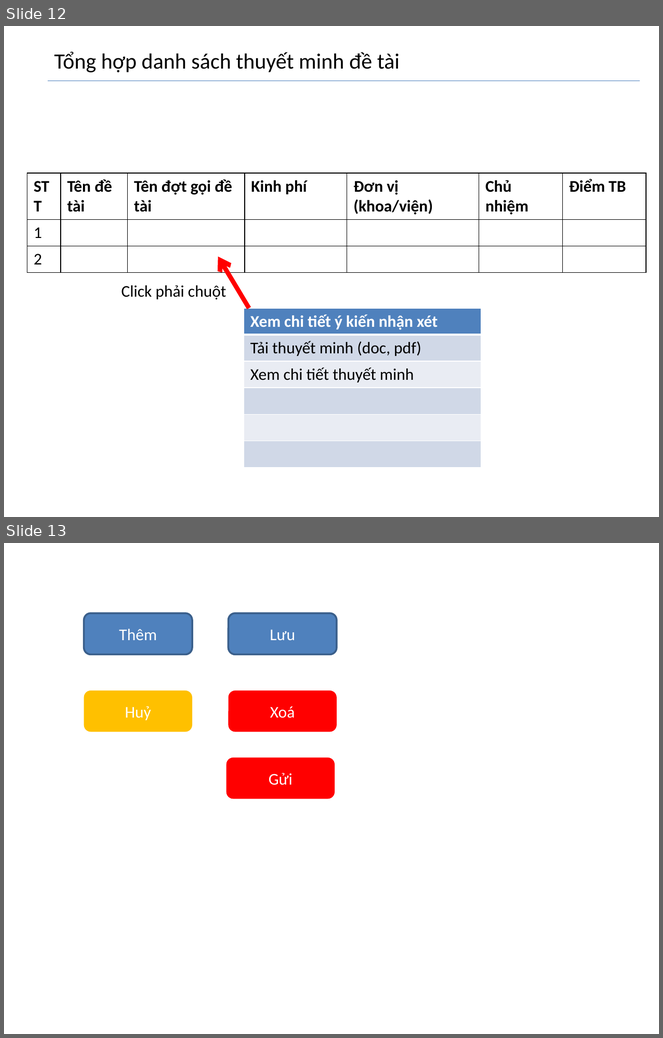
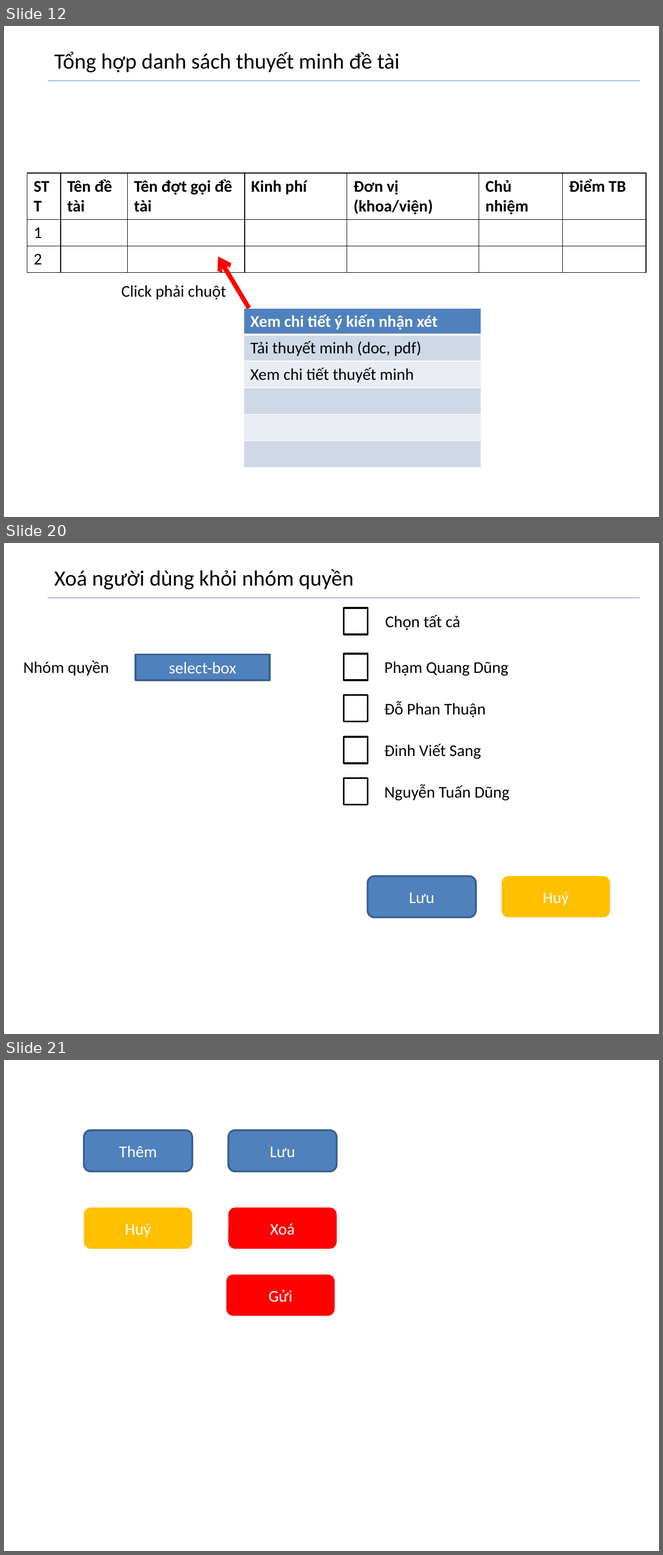
Before and after one commit to dungkhmt/bkofbiz, a slide deck: screen-ui-design/screen-ui-design.pptx. Shown one above the other, each under a label of ours: slides 12 and 13 before the commit, slides 12, 20 and 21 after it; the slides between them are not shown. The pictures are 663x1038 and 663x1555 pixels, drawn with LibreOffice and Linux fonts; fonts in the diff are those of the drawing. Boxes give left, top, right and bottom in pixels: in the first picture for what was removed or moved away, otherwise in the second. Text is boxed around its words. In the diff, an @@ line names an element or a change of style, - is before the commit and + after.

```diff
--- a/screen-ui-design/screen-ui-design.pptx
+++ b/screen-ui-design/screen-ui-design.pptx
@@ slide 20 added at [4,543,659,1034], background #FFFFFF @@
@@ text added at [54,569,354,590], 24 pt, text #000000 @@
+Xoá người dùng khỏi nhóm quyền
@@ line added from (48, 598) to (640, 598), #4B7EBC 0.75 pt @@
@@ rectangle added at [344,608,367,634], outline #000000 2 pt @@
@@ text added at [385,615,461,630], 18 pt, text #000000 @@
+Chọn tất cả
@@ text added at [23,661,109,676], 18 pt, text #000000 @@
+Nhóm quyền
@@ rectangle added at [136,654,270,680], fill #4F81BD, outline #3A5F8C 2 pt, 18 pt, text #FFFFFF @@
+select-box
@@ rectangle added at [344,654,367,680], outline #000000 2 pt @@
@@ text added at [385,662,508,676], 18 pt, text #000000 @@
+Phạm Quang Dũng
@@ rectangle added at [344,695,367,721], outline #000000 2 pt @@
@@ text added at [385,701,486,718], 18 pt, text #000000 @@
+Đỗ Phan Thuận
@@ rectangle added at [344,737,367,763], outline #000000 2 pt @@
@@ text added at [385,744,481,759], 18 pt, text #000000 @@
+Đinh Viết Sang
@@ rectangle added at [344,778,367,805], outline #000000 2 pt @@
@@ text added at [385,784,509,801], 18 pt, text #000000 @@
+Nguyễn Tuấn Dũng
@@ rounded rectangle added at [367,876,476,918], fill #4F81BD, outline #3A5F8C 2 pt, 18 pt, text #FFFFFF @@
+Lưu
@@ rounded rectangle added at [502,876,610,918], fill #FFC000, 18 pt, text #FFFFFF @@
+Huỷ
@@ what was slide 13 is now slide 21 @@
```
Also in this commit, not shown: 7 other slides added, 13 other files.
